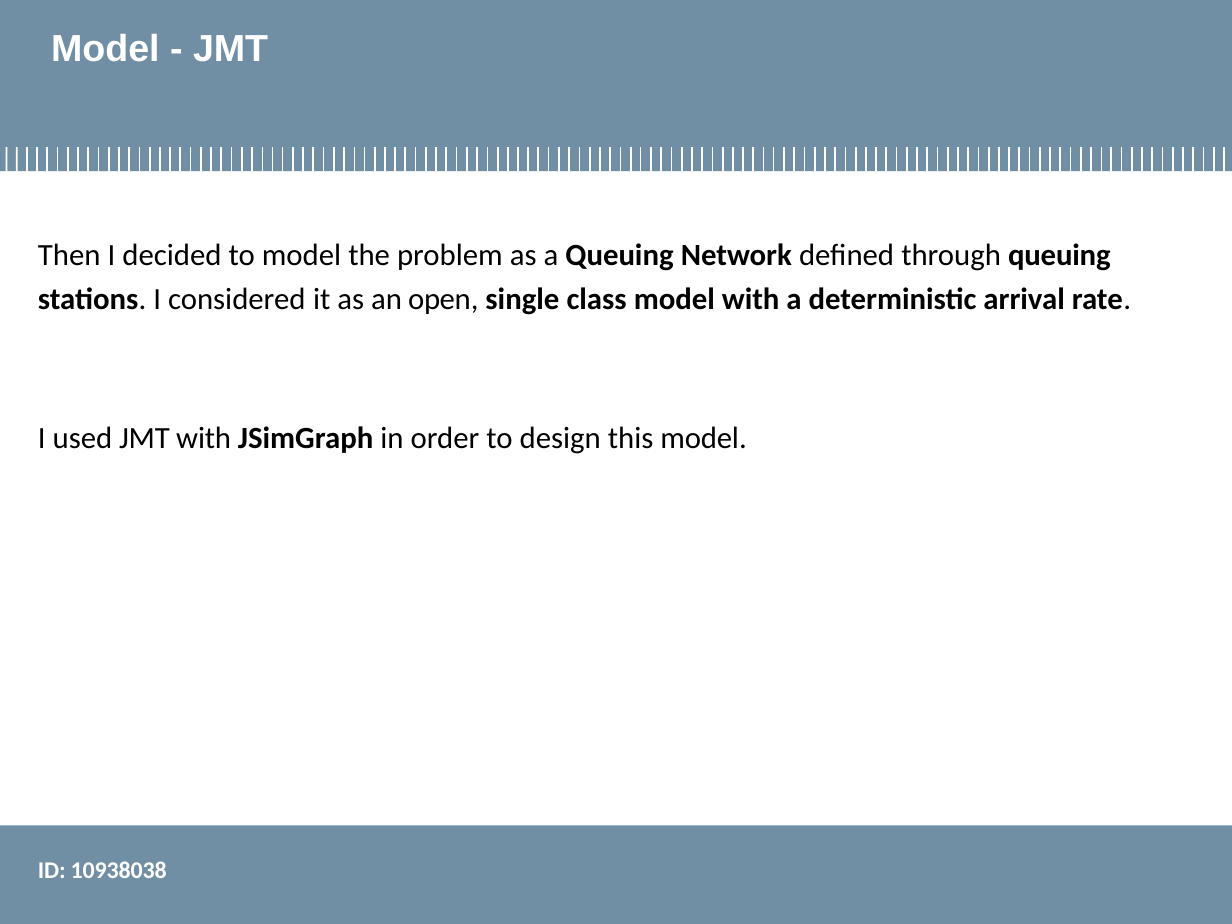
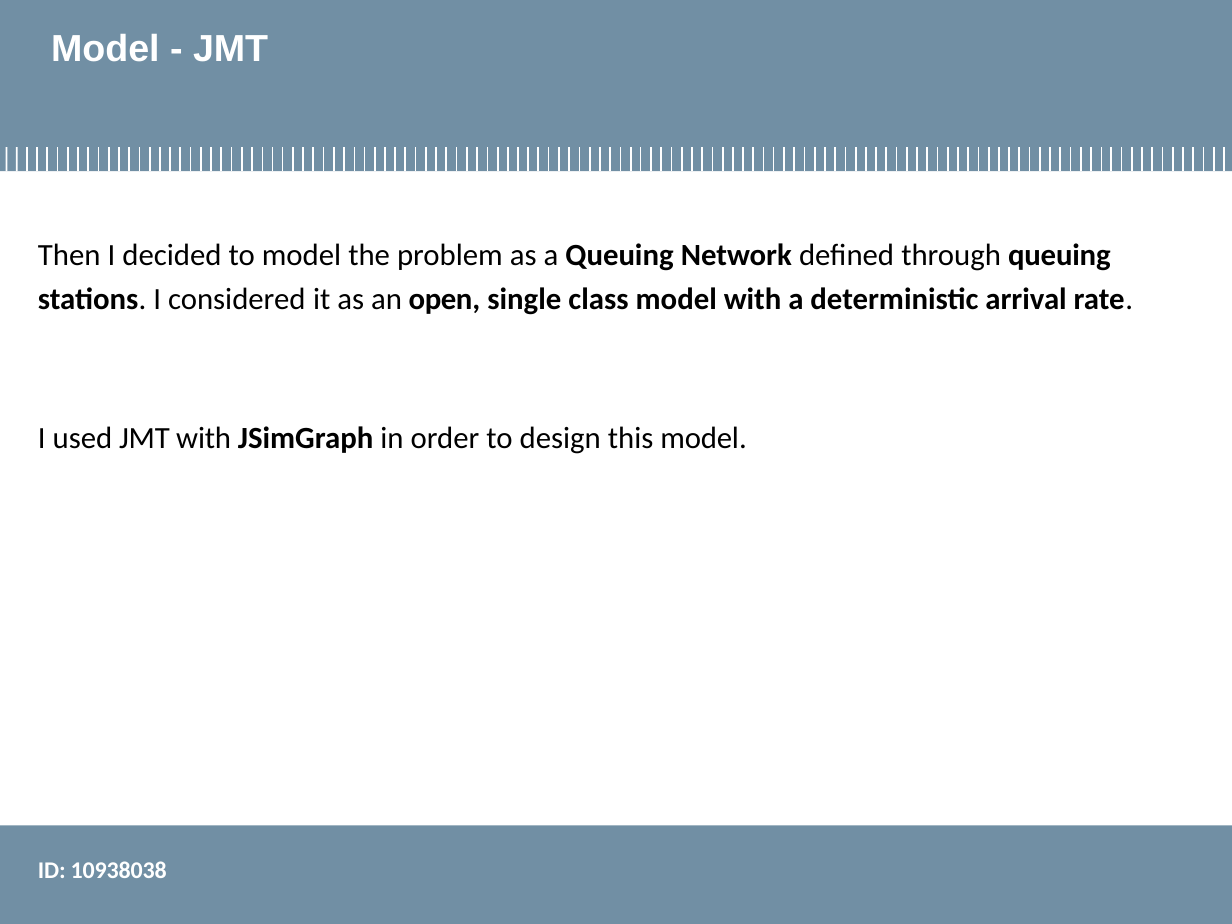
Before and after one commit to smn07/performance_evaluation_application, a slide deck: slide 9 of Final_Project/finalProject_open10938038.pptx. Drawn at 1232x924 pixels with LibreOffice and Linux fonts; fonts in the diff are those of the drawing; background and template pictures are left out. Boxes give left, top, right and bottom in pixels: in the first picture for what was removed or moved away, otherwise in the second. Text is boxed around its words. In the diff, an @@ line names an element or a change of style, - is before the commit and + after.

Commit message:
update matlab file + update open model + open model pdf

```diff
--- a/Final_Project/finalProject_open10938038.pptx
+++ b/Final_Project/finalProject_open10938038.pptx
@@ text at (38, 287, 1133, 315): bold on in "open," @@
```
Also in this commit, not shown: 3 other slides changed, 3 other files.
